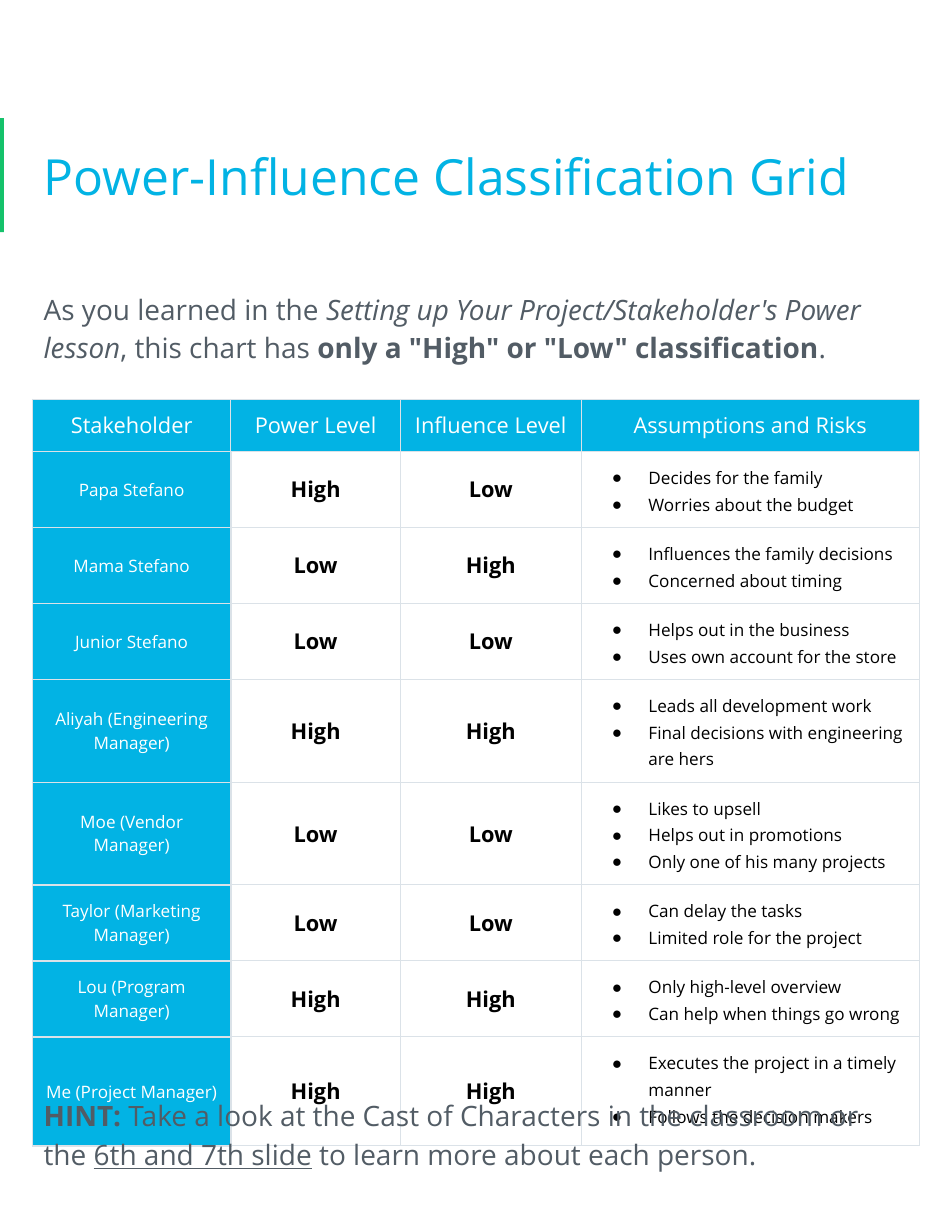
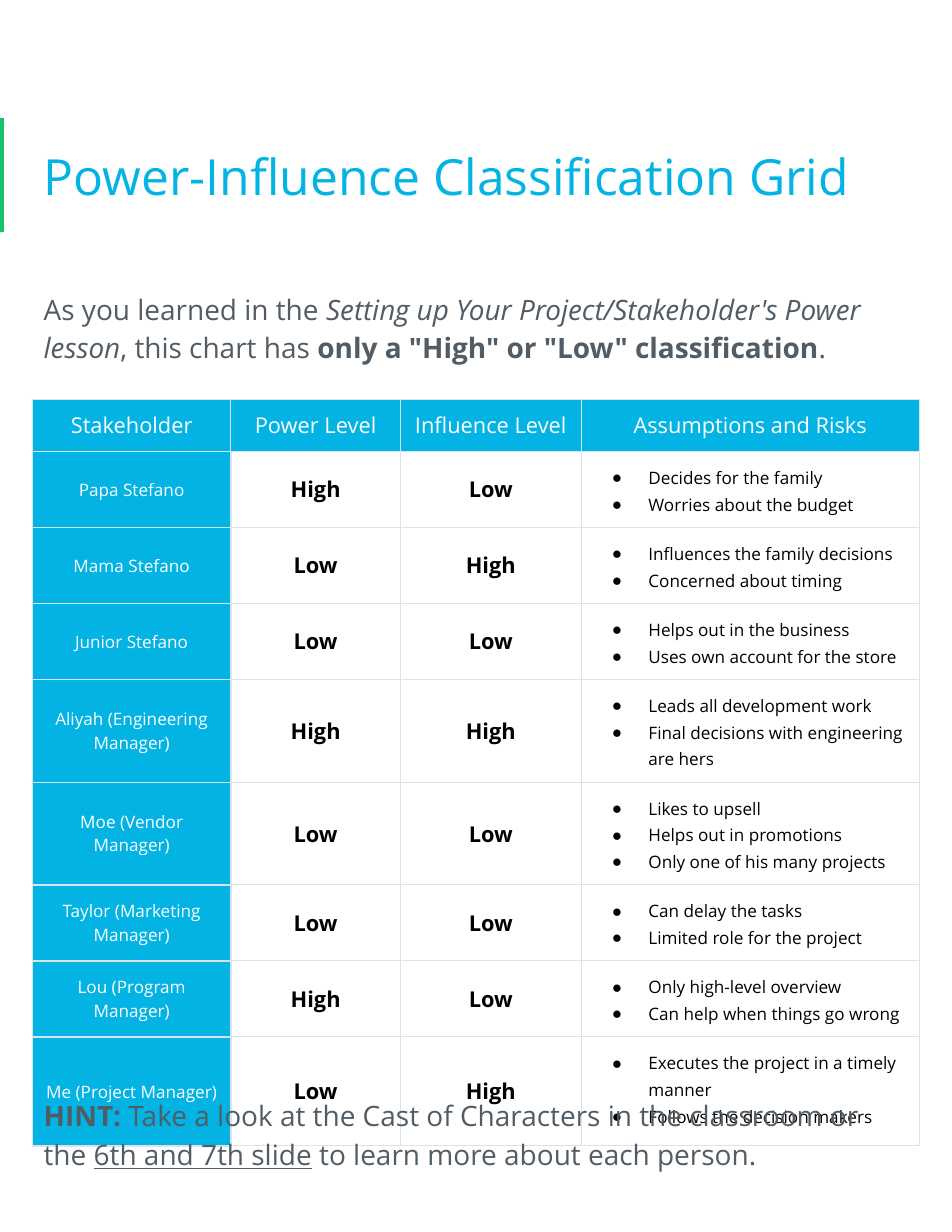
Before and after one commit to PH1LUTZ/Digital-Project-Management, a slide deck: slide 14 of digital-project-manager-2024-q1.pptx. Drawn at 952x1232 pixels with LibreOffice and Linux fonts; fonts in the diff are those of the drawing; background and template pictures are left out. Boxes give left, top, right and bottom in pixels: in the first picture for what was removed or moved away, otherwise in the second. Text is boxed around its words. In the diff, an @@ line names an element or a change of style, - is before the commit and + after.

Commit message:
feat: update min weeks, power levels, and docs

```diff
--- a/digital-project-manager-2024-q1.pptx
+++ b/digital-project-manager-2024-q1.pptx
@@ table at bbox=[32, 400, 920, 1131] @@
-row 8, column 3: High
+row 8, column 3: Low
-row 9, column 2: High
+row 9, column 2: Low
```
Also in this commit, not shown: 4 other slides changed, 1 other file.
